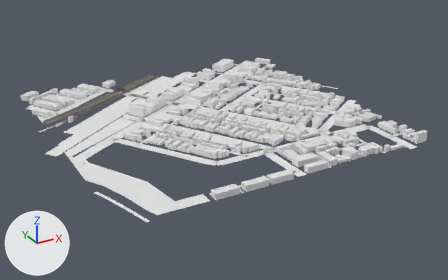
A saved change to the glTF model app/public/world/tiles/-6_9.glb.
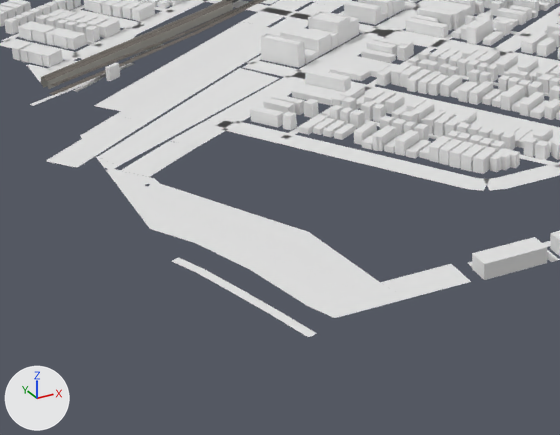
Each version appears first whole from a 50 mm lens placed at (-3194.0, -5608.0, 384.0), pointed at (-2736.0, -4774.0, -33.0), and next in a close-up on the part from 6% to 55% of the width and 33% to 93% of the height. Lighting does not change. The marker at lower left points along +X, +Y and +Z. The last two pictures show the newer version. Where no turn or scale is listed for an object, it has been applied to the vertices. Vertices at exactly the same position are counted once.

Objects in the first close-up: 'buildings', 'ground', 'transit', 'water'.
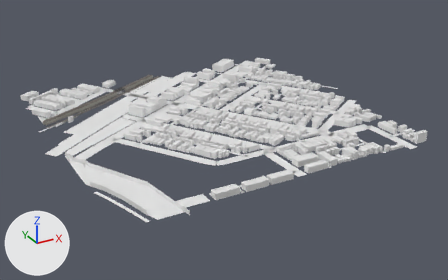
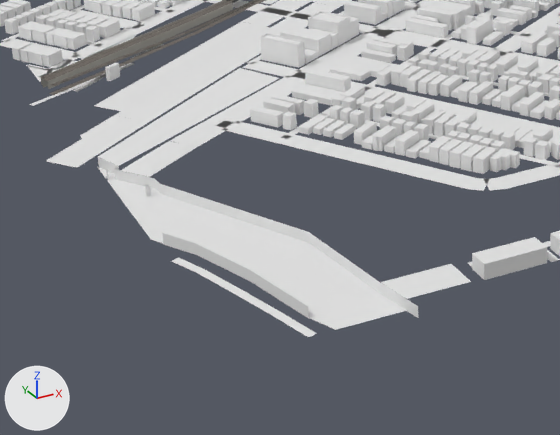
Where the newer file only moved an object's origin or applied its transform, the numbers keep the older frame.

Where the change shows, as pixel boxes [x1, y1, x2, y2] in the close-ups (560 x 435 px):
'water', moved: before [96, 156, 406, 318]; after [97, 166, 407, 330]
part 1 of me_ground, added: after [98, 157, 418, 318]
part 2 of me_ground, added: after [105, 168, 309, 319]

The change, as a diff of the scene's bpy script:
```diff
--- a/app/public/world/tiles/-6_9.glb.py
+++ b/app/public/world/tiles/-6_9.glb.py
@@ me_ground @@
 # used by ob_ground; location = (-2746.0, -4749.1, 0.1)
-me_ground.from_pydata(...)  # 953 vertices, 763 faces; spans x -281.0..281.0, y -261.0..261.0, z 0.0
+me_ground.from_pydata(...)  # 1005 vertices, 809 faces; spans x -281.0..281.0, y -261.0..261.0, z -7.0..0.0
+# me_ground part 1: a new loose piece of 26 vertices spanning x -253.0..-166.0, y -260.0..-19.0, z -7.0..0.0
+# me_ground part 2
+# 13 vertices are added at x -253.0..-212.0, y -234.0..-36.0, z -7.0
+# 13 new vertices lie (0.0, 0.0, 7.0) away from vertices in x -253.0..-212.0, y -234.0..-36.0, z -7.0
+# 22 new faces join them
@@ ob_water @@
 ob_water = bpy.data.objects.new('water', me_water)
-ob_water.location = (-2957.1, -4882.9, 0.0)
+ob_water.location = (-2957.1, -4882.9, -6.3)
```
